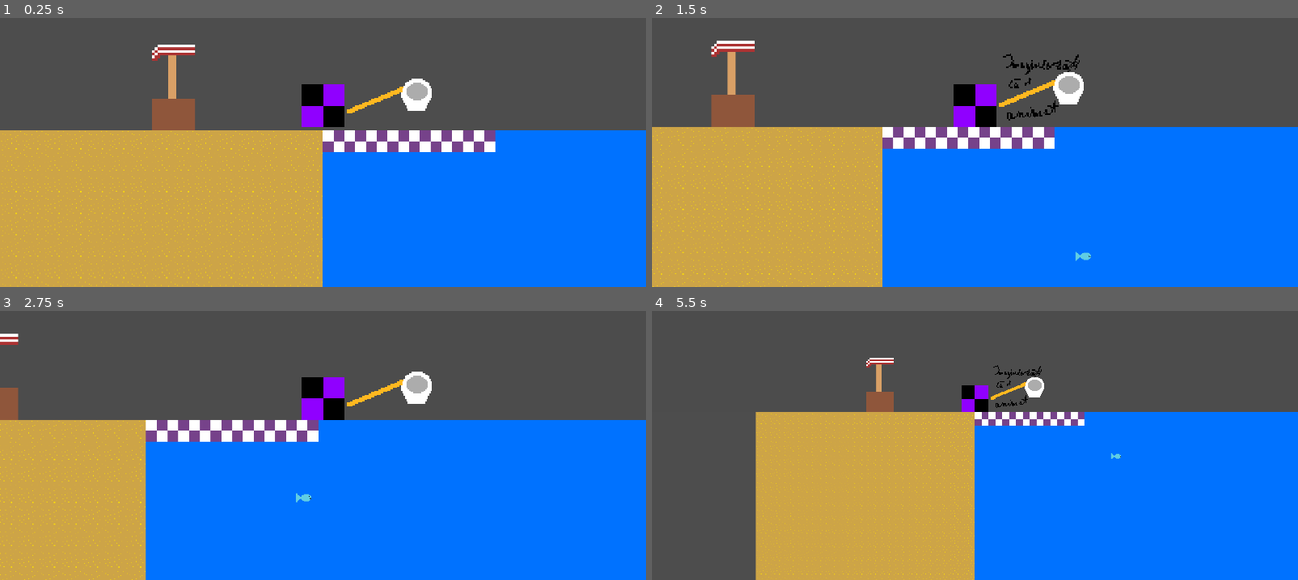
Above: before the commit, frames 1-4 (two rows, left to right).
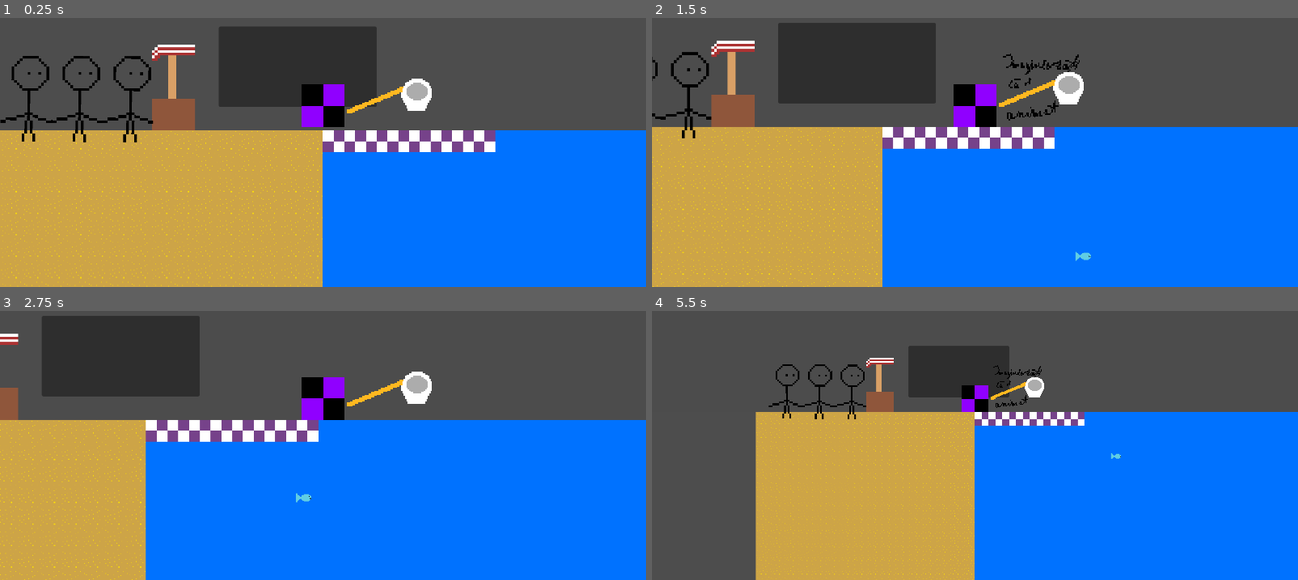
Above: after the commit, the same moments.

Repository: DevMa7e1/gamejam-game
Game: Godot game, scene res://Scenes/scene1.tscn
Two runs of this game, one before a commit and one after it. Both use one fixed random seed, a clock stepped at 60 frames per second and the inputs below.
Inputs:
- Up to frame 1 (0.25 s): no input
- Up to frame 2 (1.5 s): tap Enter (ui_accept) at 0.5, 0.77 s; hold Right (ui_right) 0.53-1.28 s; tap F (fish net key) at 0.6, 1.35 s; hold Down (ui_down) from 1.28 s (still down)
- Up to frame 3 (2.75 s): tap Enter (ui_accept) at 1.52 s; release Down (ui_down) at 2.03 s; hold Right (ui_right) from 2.03 s (still down); tap F (fish net key) at 2.1 s
- Up to frame 4 (5.5 s): release Right (ui_right) at 2.78 s; hold Up (ui_up) 2.78-3.53 s; tap F (fish net key) every 0.75 s from 2.85 to 5.1 s; tap Enter (ui_accept) at 3.02, 3.77, 4.52 s; hold Left (ui_left) 3.53-5.03 s; hold Down (ui_down) from 5.03 s (still down)

The runs differ from the first frame. In frame 1, 7.7% of the frame differs, in the area x 0-59%, y 3-47%; in frame 2, 7.8%, in the area x 0-44%, y 1-45%; in frame 3, 7.3%; in frame 4, 3.2%.

Commit message:
Some changes yknow

Diff:
--- a/Scenes/fish.tscn
+++ b/Scenes/fish.tscn
@@ -19,3 +19,10 @@
 position = Vector2(-3, 1)
 rotation = 1.5707964
 shape = SubResource("CapsuleShape2D_c4ibo")
+
+[node name="Area2D" type="Area2D" parent="." unique_id=223678290]
+
+[node name="CollisionShape2D" type="CollisionShape2D" parent="Area2D" unique_id=1487427056]
+position = Vector2(-3, 1)
+rotation = 1.5707964
+shape = SubResource("CapsuleShape2D_c4ibo")
--- a/Scenes/scene1.tscn
+++ b/Scenes/scene1.tscn
@@ -45,6 +45,12 @@
 [sub_resource type="RectangleShape2D" id="RectangleShape2D_d2tun"]
 size = Vector2(63, 26)
 
+[sub_resource type="WorldBoundaryShape2D" id="WorldBoundaryShape2D_5dfij"]
+normal = Vector2(-1, 0)
+distance = 254.0
+
+[sub_resource type="RectangleShape2D" id="RectangleShape2D_5dfij"]
+
 [node name="Node2D" type="Node2D" unique_id=1205070786]
 texture_filter = 1
 script = ExtResource("1_2nq82")
@@ -63,6 +69,14 @@
 position = Vector2(560, 1604)
 scale = Vector2(4, 4)
 texture = ExtResource("1_2xbvg")
+
+[node name="Node2D" type="Node2D" parent="." unique_id=756215197]
+
+[node name="ItemList" type="ItemList" parent="Node2D" unique_id=1982560766]
+offset_left = -155.0
+offset_top = -155.0
+offset_right = 80.0
+offset_bottom = -35.0
 
 [node name="RigidBody2D" type="RigidBody2D" parent="." unique_id=107888402]
 position = Vector2(0, -41)
@@ -133,3 +147,16 @@
 
 [node name="CollisionShape2D" type="CollisionShape2D" parent="stand" unique_id=498708058]
 shape = SubResource("WorldBoundaryShape2D_2xbvg")
+
+[node name="customers_border" type="StaticBody2D" parent="." unique_id=1131400657]
+collision_layer = 2
+collision_mask = 2
+
+[node name="CollisionShape2D2" type="CollisionShape2D" parent="customers_border" unique_id=439952451]
+shape = SubResource("WorldBoundaryShape2D_5dfij")
+
+[node name="Area2D" type="Area2D" parent="." unique_id=76959475]
+
+[node name="CollisionShape2D" type="CollisionShape2D" parent="Area2D" unique_id=1363375900]
+position = Vector2(-266, -11)
+shape = SubResource("RectangleShape2D_5dfij")
--- a/Scripts/fish.gd
+++ b/Scripts/fish.gd
@@ -10,36 +10,36 @@
 @export var arrive_distance: float = 12.0
 
 func get_level_bounds() -> Rect2:
-    var min_x = (level - 1) * 1920 + 50
-    var max_x = level * 1920
-    var min_y = (level - 1) * 1080 + 50
-    var max_y = level * 1080
-    return Rect2(Vector2(min_x, min_y), Vector2(max_x - min_x, max_y - min_y))
+	var min_x = (level - 1) * 1920 + 50
+	var max_x = level * 1920
+	var min_y = (level - 1) * 1080 + 50
+	var max_y = level * 1080
+	return Rect2(Vector2(min_x, min_y), Vector2(max_x - min_x, max_y - min_y))
 
 func choose_target() -> Vector2:
-    var bounds = get_level_bounds()
-    var angle = randf() * TAU
-    var distance = randf_range(min_wander_distance, max_wander_distance)
-    var candidate = position + Vector2.RIGHT.rotated(angle) * distance
+	var bounds = get_level_bounds()
+	var angle = randf() * TAU
+	var distance = randf_range(min_wander_distance, max_wander_distance)
+	var candidate = position + Vector2.RIGHT.rotated(angle) * distance
 
-    candidate.x = clamp(candidate.x, bounds.position.x, bounds.end.x)
-    candidate.y = clamp(candidate.y, bounds.position.y, bounds.end.y)
+	candidate.x = clamp(candidate.x, bounds.position.x, bounds.end.x)
+	candidate.y = clamp(candidate.y, bounds.position.y, bounds.end.y)
 
-    if candidate.distance_to(position) < min_wander_distance * 0.5:
-        candidate = Vector2(
-            randf_range(bounds.position.x, bounds.end.x),
-            randf_range(bounds.position.y, bounds.end.y)
-        )
+	if candidate.distance_to(position) < min_wander_distance * 0.5:
+		candidate = Vector2(
+			randf_range(bounds.position.x, bounds.end.x),
+			randf_range(bounds.position.y, bounds.end.y)
+		)
 
-    return candidate
+	return candidate
 
 func wander(delta: float) -> void:
-    position = position.move_toward(target, wander_speed * delta)
-    if position.distance_to(target) <= arrive_distance:
-        target = choose_target()
+	position = position.move_toward(target, wander_speed * delta)
+	if position.distance_to(target) <= arrive_distance:
+		target = choose_target()
 
 func _ready() -> void:
-    target = choose_target()
+	target = choose_target()
 
 func _process(delta: float) -> void:
-    wander(delta)
+	wander(delta)
--- a/Scripts/fishnet.gd
+++ b/Scripts/fishnet.gd
@@ -5,12 +5,13 @@
 
 # Called when the node enters the scene tree for the first time.
 func _ready() -> void:
-	body_entered.connect(_e)
-	body_exited.connect(_x)
+	area_entered.connect(_e)
+	area_exited.connect(_x)
 
 var bodies = []
 
 func _e(body):
+	print(body)
 	if(body != self):
 		bodies.append(body)
 
@@ -29,6 +30,7 @@
 		fishnet_timer += delta
 		if(fishnet_timer > 0.4):
 			get_child(0).texture = preload("res://Sprites/fish_net_normal_placeholder.png")
+			fishing = false
 			for i in bodies:
-				$"..".le_fishes.append([i.level, i.size])
-				i.queue_free()
+				$"..".le_fishes.append([i.get_parent().level, i.get_parent().size])
+				i.get_parent().queue_free()
--- a/Scripts/main.gd
+++ b/Scripts/main.gd
@@ -40,10 +40,16 @@
 		print("No fish found")
 	print("Fish count:", fishes)
 
-
+func gen_customer():
+	var new_customer = preload("res://customer.tscn").instantiate()
+	new_customer.position = Vector2(-400, -50)
+	$".".add_child(new_customer)
 func _ready() -> void:
 	for i in range(5):
 		gen_fish()
+	for i in range(3):
+		gen_customer()
+
 
 func _process(delta: float) -> void:
 	time += delta
--- /dev/null
+++ b/customer.gd
@@ -0,0 +1,10 @@
+extends RigidBody2D
+
+# Called when the node enters the scene tree for the first time.
+func _integrate_forces(state: PhysicsDirectBodyState2D) -> void:
+	state.linear_velocity = Vector2(10, 0).normalized() * 200
+
+
+# Called every frame. 'delta' is the elapsed time since the previous frame.
+func _process(delta: float) -> void:
+	pass
--- /dev/null
+++ b/customer.tscn
@@ -0,0 +1,22 @@
+[gd_scene format=3 uid="uid://cpuipix0pn50c"]
+
+[ext_resource type="Texture2D" uid="uid://cfxxg23ixssnc" path="res://Sprites/customer.png" id="1_7tiyv"]
+[ext_resource type="Script" uid="uid://dw5huih2qtdyi" path="res://customer.gd" id="2_r8ta2"]
+
+[sub_resource type="RectangleShape2D" id="RectangleShape2D_r8ta2"]
+size = Vector2(76, 128)
+
+[node name="Node2D" type="Node2D" unique_id=480045443]
+
+[node name="RigidBody2D" type="RigidBody2D" parent="." unique_id=1794496345]
+collision_layer = 2
+collision_mask = 2
+script = ExtResource("2_r8ta2")
+
+[node name="CollisionShape2D" type="CollisionShape2D" parent="RigidBody2D" unique_id=269578325]
+position = Vector2(-6, 0)
+shape = SubResource("RectangleShape2D_r8ta2")
+
+[node name="Customer" type="Sprite2D" parent="RigidBody2D" unique_id=1046251381]
+scale = Vector2(4, 4)
+texture = ExtResource("1_7tiyv")
--- a/project.godot
+++ b/project.godot
@@ -27,6 +27,11 @@
 "events": [Object(InputEventKey,"resource_local_to_scene":false,"resource_name":"","device":-1,"window_id":0,"alt_press …(192 unchanged characters)…
 ]
 }
+"customer key"={
+"deadzone": 0.2,
+"events": [Object(InputEventKey,"resource_local_to_scene":false,"resource_name":"","device":-1,"window_id":0,"alt_pressed":false,"shift_pressed":false,"ctrl_pressed":false,"meta_pressed":false,"pressed":false,"keycode":0,"physical_keycode":32,"key_label":0,"unicode":32,"location":0,"echo":false,"script":null)
+]
+}
 
 [physics]
 
Not shown: 1 places in Scenes/scene1.tscn that only renumber resources
Binary file added: Sprites/customer.png
Not shown, added: Sprites/customer.png.import
Not shown, added: customer.gd.uid
